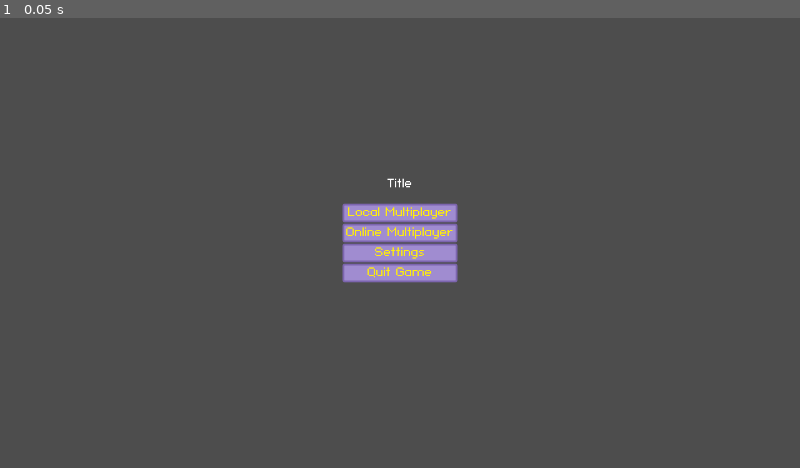
Above: before the commit, frame 1.
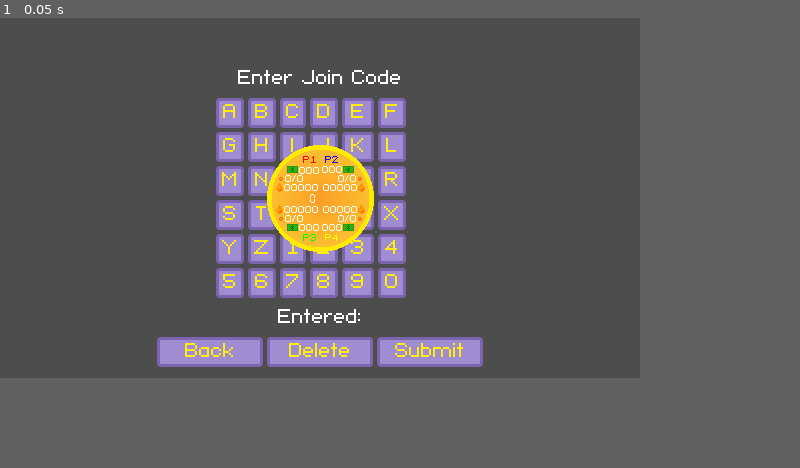
Above: after the commit, the same moment.

Repository: coloredasterisk/Alberta-Game-Jam-2026
Game: Godot game, scene res://scenes/main.tscn
Same seed, same stepped clock (60 frames per second), same inputs: the game is played once before the commit and once after it.
Inputs:
- Up to frame 1 (0.05 s): no input
In our replay, the window is 800x450 before the commit and 640x360 after it. These sizes can differ from the game's own. Grey fills any space a smaller window leaves; there, only what the larger window draws over its background counts as a difference.

The runs differ from the first frame. In frame 1, 13% of the frame differs, in the area x 19-61%, y 11-78%.

Commit message:
fixed annoying thing

Diff:
--- a/project.godot
+++ b/project.godot
@@ -29,9 +29,10 @@
 
 window/size/viewport_width=640
 window/size/viewport_height=360
-window/size/window_width_override=960
-window/size/window_height_override=540
+window/size/window_width_override=640
+window/size/window_height_override=360
 window/stretch/mode="viewport"
+window/stretch/scale=2.0
 window/stretch/scale_mode="integer"
 
 [gui]
--- a/scenes/main.tscn
+++ b/scenes/main.tscn
@@ -22,6 +22,9 @@
 
 [sub_resource type="StyleBoxEmpty" id="StyleBoxEmpty_py7os"]
 
+[sub_resource type="StyleBoxFlat" id="StyleBoxFlat_0ld40"]
+bg_color = Color(0.7019608, 0.53333336, 0.7058824, 0.14901961)
+
 [sub_resource type="StyleBoxFlat" id="StyleBoxFlat_py7os"]
 bg_color = Color(0.1254902, 0.03529412, 0.13725491, 0.8980392)
 
@@ -79,8 +82,11 @@
 script = ExtResource("1_tipki")
 
 [node name="World" type="Panel" parent="." unique_id=1789398444]
-offset_right = 640.0
-offset_bottom = 360.0
+anchors_preset = 15
+anchor_right = 1.0
+anchor_bottom = 1.0
+grow_horizontal = 2
+grow_vertical = 2
 script = ExtResource("1_tbgi4")
 
 [node name="Player1" type="SubViewportContainer" parent="World" unique_id=399490160]
@@ -255,21 +261,21 @@
 script = ExtResource("4_tipki")
 
 [node name="Screens" type="TabContainer" parent="CanvasLayer" unique_id=643847560]
-anchors_preset = 15
-anchor_right = 1.0
-anchor_bottom = 1.0
-grow_horizontal = 2
-grow_vertical = 2
+offset_right = 640.0
+offset_bottom = 360.0
 theme = ExtResource("1_o5qli")
 theme_override_styles/panel = SubResource("StyleBoxEmpty_py7os")
-current_tab = 0
+current_tab = 6
 tabs_visible = false
 deselect_enabled = true
 script = ExtResource("7_85g3d")
 
-[node name="TitleScreen" type="Control" parent="CanvasLayer/Screens" unique_id=1018211508]
+[node name="TitleScreen" type="Panel" parent="CanvasLayer/Screens" unique_id=1965919025]
+visible = false
+custom_minimum_size = Vector2(640, 360)
 layout_mode = 2
 mouse_filter = 2
+theme_override_styles/panel = SubResource("StyleBoxFlat_0ld40")
 script = ExtResource("2_0wfyh")
 metadata/_tab_index = 0
 
@@ -748,7 +754,6 @@
 text = "Back"
 
 [node name="EnterCode" type="Control" parent="CanvasLayer/Screens" unique_id=342267924]
-visible = false
 layout_mode = 2
 metadata/_tab_index = 6
 
@@ -793,9 +798,9 @@
 anchor_top = 0.5
 anchor_right = 0.5
 anchor_bottom = 0.5
-offset_left = -125.0
+offset_left = -101.5
 offset_top = -46.0
-offset_right = 125.0
+offset_right = 101.5
 offset_bottom = 46.0
 grow_horizontal = 2
 grow_vertical = 2
@@ -836,13 +841,11 @@
 text = "Submit"
 
 [node name="HUD" type="Control" parent="CanvasLayer" unique_id=1440550048]
-visible = false
+custom_minimum_size = Vector2(640, 360)
 layout_mode = 3
-anchors_preset = 15
-anchor_right = 1.0
-anchor_bottom = 1.0
-grow_horizontal = 2
-grow_vertical = 2
+anchors_preset = 0
+offset_right = 320.0
+offset_bottom = 180.0
 
 [node name="TimerDisplay" type="Panel" parent="CanvasLayer/HUD" unique_id=1779309656]
 layout_mode = 1
@@ -884,19 +887,25 @@
 anchor_top = 0.5
 anchor_right = 0.5
 anchor_bottom = 0.5
-offset_left = -10.0
+offset_left = -11.0
 offset_top = -5.0
-offset_right = 16.0
+offset_right = 15.0
 offset_bottom = 4.0
 grow_horizontal = 2
 grow_vertical = 2
 
 [node name="Player" type="GridContainer" parent="CanvasLayer/HUD" unique_id=86557914]
-layout_mode = 0
-offset_left = 278.0
-offset_top = 139.0
-offset_right = 318.0
-offset_bottom = 179.0
+layout_mode = 1
+anchors_preset = 8
+anchor_left = 0.5
+anchor_top = 0.5
+anchor_right = 0.5
+anchor_bottom = 0.5
+offset_left = -42.0
+offset_top = -40.0
+offset_right = 4.0
+grow_horizontal = 2
+grow_vertical = 2
 theme_override_constants/h_separation = 46
 theme_override_constants/v_separation = 40
 columns = 2
@@ -936,9 +945,9 @@
 [node name="MoneyDisplay" type="RichTextLabel" parent="CanvasLayer/HUD/Player/Player1" unique_id=1828275000]
 layout_mode = 0
 offset_left = 21.0
-offset_top = 8.0
+offset_top = 9.0
 offset_right = 42.0
-offset_bottom = 17.0
+offset_bottom = 18.0
 theme_override_font_sizes/normal_font_size = 8
 text = "000"
 
